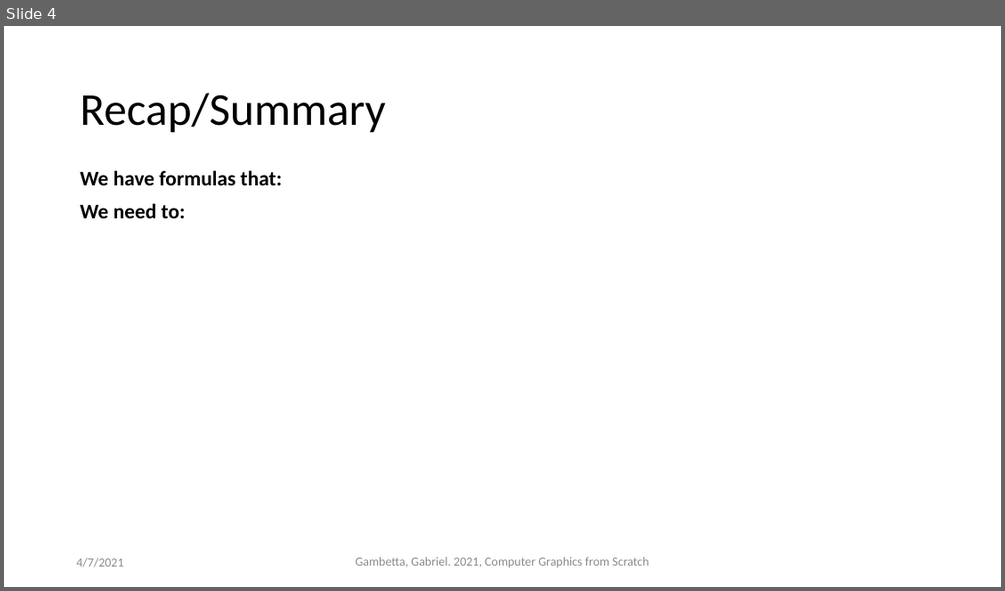
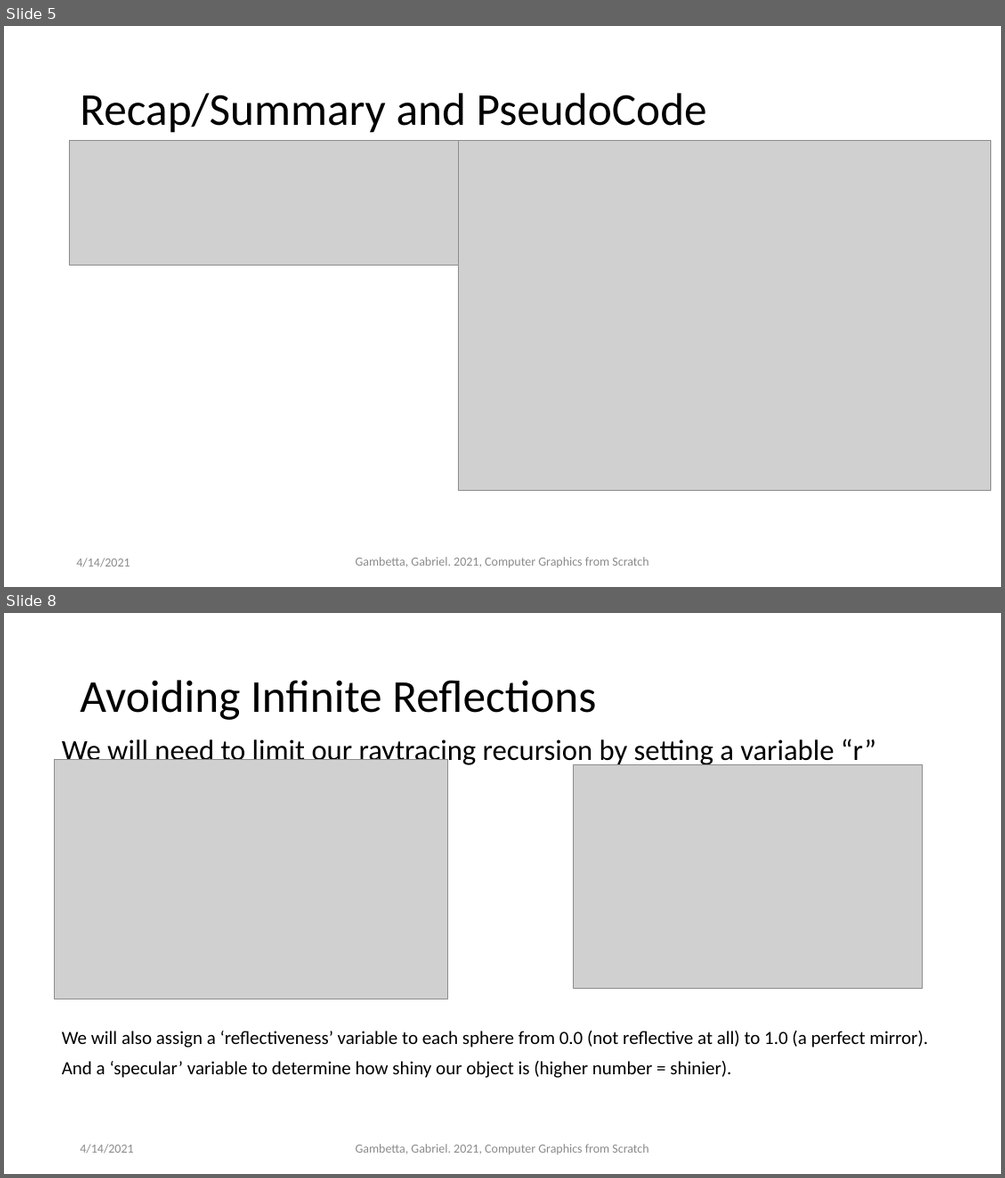
Before and after one commit to ctrachte/JS-Computer-Graphics-Demo, a slide deck: computer-graphics-js-2.pptx. Shown one above the other, each under a label of ours: slide 4 before the commit, slides 5 and 8 after it; the slides between them are not shown. The pictures are 1005x591 and 1005x1178 pixels, drawn with LibreOffice and Linux fonts; fonts in the diff are those of the drawing; grey boxes stand for pictures. Boxes give left, top, right and bottom in pixels: in the first picture for what was removed or moved away, otherwise in the second. Text is boxed around its words. In the diff, an @@ line names an element or a change of style, - is before the commit and + after.

Commit message:
finish ppt slide deck, updated code to include new raytrace methods, reflections, shadows

```diff
--- a/computer-graphics-js-2.pptx
+++ b/computer-graphics-js-2.pptx
@@ slide 8 added at (4, 613, 1001, 1174), background #FFFFFF @@
@@ title added at (80, 680, 596, 720), 44 pt, text #000000 @@
+Avoiding Infinite Reflections
@@ text added at (62, 736, 928, 1078), 18 pt, text #000000 @@
+We will need to limit our raytracing recursion by setting a variable “r”
+We will also assign a ‘reflectiveness’ variable to each sphere from 0.0 (not reflective at all) to 1.0 (a perfect mirror).
+And a ‘specular’ variable to determine how shiny our object is (higher number = shinier).
@@ picture added at (54, 760, 448, 999) @@
@@ picture added at (573, 765, 922, 988) @@
@@ text added at (80, 1143, 133, 1153), 12 pt, text #8C8C8C @@
+4/14/2021
@@ text added at (356, 1143, 648, 1154), 12 pt, text #8C8C8C @@
+Gambetta, Gabriel. 2021, Computer Graphics from Scratch
@@ what was slide 4 is now slide 5 @@
@@ slide 5 changed as well @@
@@ title at (80, 93, 707, 133): text changed @@
-Recap/Summary
+Recap/Summary and PseudoCode
@@ picture added at (69, 140, 583, 265) @@
@@ picture added at (458, 140, 991, 491) @@
@@ text removed at (80, 170, 282, 218) @@
-We have formulas that:
-We need to:
@@ text at (76, 557, 129, 567): text changed @@
-4/7/2021
+4/14/2021
```
Also in this commit, not shown: 4 other slides changed, 4 other slides added, 1 other file.
